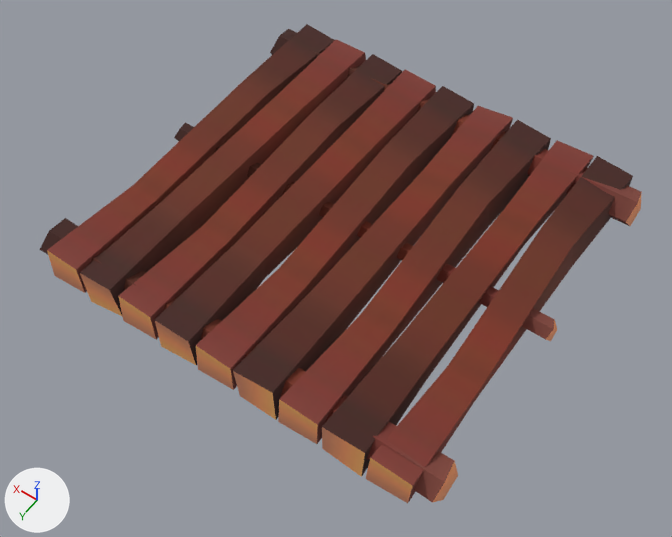
What one commit did to the FBX model Assets/Meshes/Mechanics/Platform.FBX.
Both versions are drawn from a 50 mm lens placed at (-0.415, 0.597, 0.852), pointed at (-0.012, 0.034, -0.033). Every picture has the same lights, and +X, +Y and +Z are marked at lower left.

Names of what the first picture shows: 'Platform'.
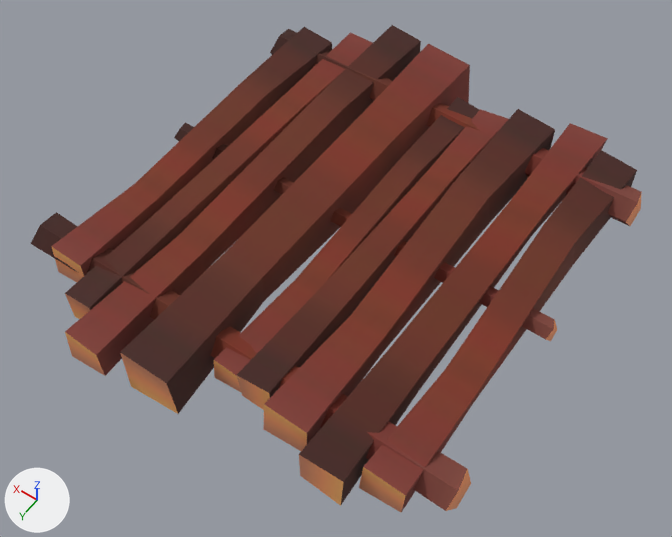
What differs and where, as boxes (x1, y1, x2, y2) in the pictures (672 x 537 px; the box of a moved part takes in the faces that stretch with it):
'Platform', reshaped: before (40, 24, 642, 503); after (31, 25, 642, 512)
part 1 of me_mesh, moved or reshaped: before (366, 156, 633, 503); after (359, 150, 637, 512)
part 2 of me_mesh, moved or reshaped: before (322, 140, 594, 477); after (299, 123, 608, 506)
part 3 of me_mesh, moved or reshaped: before (278, 120, 551, 444); after (264, 109, 555, 451)
part 4 of me_mesh, moved or reshaped: before (233, 106, 513, 420); after (236, 109, 508, 410)
part 5 of me_mesh, moved or reshaped: before (196, 86, 474, 390); after (214, 97, 479, 392)
part 6 of me_mesh, moved or reshaped: before (155, 69, 436, 365); after (120, 44, 470, 414)
part 7 of me_mesh, moved or reshaped: before (118, 54, 402, 340); after (65, 25, 421, 376)
part 8 of me_mesh, moved or reshaped: before (80, 40, 366, 317); after (65, 32, 373, 319)
part 9 of me_mesh, moved or reshaped: before (47, 24, 335, 293); after (51, 27, 332, 282)
part 10 of me_mesh, moved or reshaped: before (40, 218, 458, 503); after (31, 212, 471, 511)

Patch to the scene script:
```diff
--- a/Assets/Meshes/Mechanics/Platform.FBX.py
+++ b/Assets/Meshes/Mechanics/Platform.FBX.py
@@ me_mesh @@
 # used by ob_platform; location = (0.0, 0.0, 0.0)
-me_mesh.from_pydata(...)  # 204 vertices, 360 faces; spans x -0.275..0.273, y -0.26..0.243, z -0.029..0.028
+me_mesh.from_pydata(...)  # 204 vertices, 360 faces; spans x -0.29..0.289, y -0.329..0.311, z -0.037..0.036
+# me_mesh part 1: the loose piece of 16 vertices spanning x -0.251..-0.197, y -0.26..0.243, z -0.027..0.027 is scaled about its middle by (1, 1.05, 1)
+# me_mesh part 2: the loose piece of 16 vertices spanning x -0.196..-0.139, y -0.26..0.243, z -0.029..0.027 is scaled about its middle by (1.02, 1.15, 1.02)
+# me_mesh part 3: the loose piece of 16 vertices spanning x -0.139..-0.085, y -0.26..0.243, z -0.027..0.027 is scaled about its middle by (1.11, 1.06, 1.11), then moved by (0.005, 0.0, 0.0)
+# me_mesh part 4: the loose piece of 16 vertices spanning x -0.083..-0.029, y -0.26..0.243, z -0.027..0.027 is scaled about its middle by (0.823, 1, 0.823)
+# me_mesh part 5: the loose piece of 16 vertices spanning x -0.027..0.027, y -0.26..0.243, z -0.027..0.027 is scaled about its middle by (0.751, 1, 0.751), then moved by (-0.018, 0.0, 0.0)
+# me_mesh part 6: the loose piece of 16 vertices spanning x 0.029..0.083, y -0.26..0.243, z -0.027..0.027 is scaled about its middle by (1.34, 1.22, 1.34), then moved by (-0.011, 0.0, 0.0)
+# me_mesh part 7: the loose piece of 16 vertices spanning x 0.085..0.139, y -0.26..0.243, z -0.027..0.027 is scaled about its middle by (1, 1.27, 1), then moved by (0.013, 0.0, 0.0)
+# me_mesh part 8: the loose piece of 16 vertices spanning x 0.139..0.197, y -0.26..0.243, z -0.029..0.028 is scaled about its middle by (0.823, 1.11, 0.823)
+# me_mesh part 9: the loose piece of 16 vertices spanning x 0.197..0.251, y -0.26..0.243, z -0.027..0.027 is scaled about its middle by (1, 0.973, 1)
+# me_mesh part 10: 20 of 204 vertices moved; they spanned x -0.275..0.273, y 0.189..0.237, z -0.026..0.027 and now span x -0.29..0.289, y 0.189..0.237, z -0.026..0.027; mean shift (0.0, 0.0, 0.0); largest move (0.273, 0.189, 0.013) -> (0.289, 0.189, 0.013)
 me_mesh.materials.append(mat_buildings)
```
